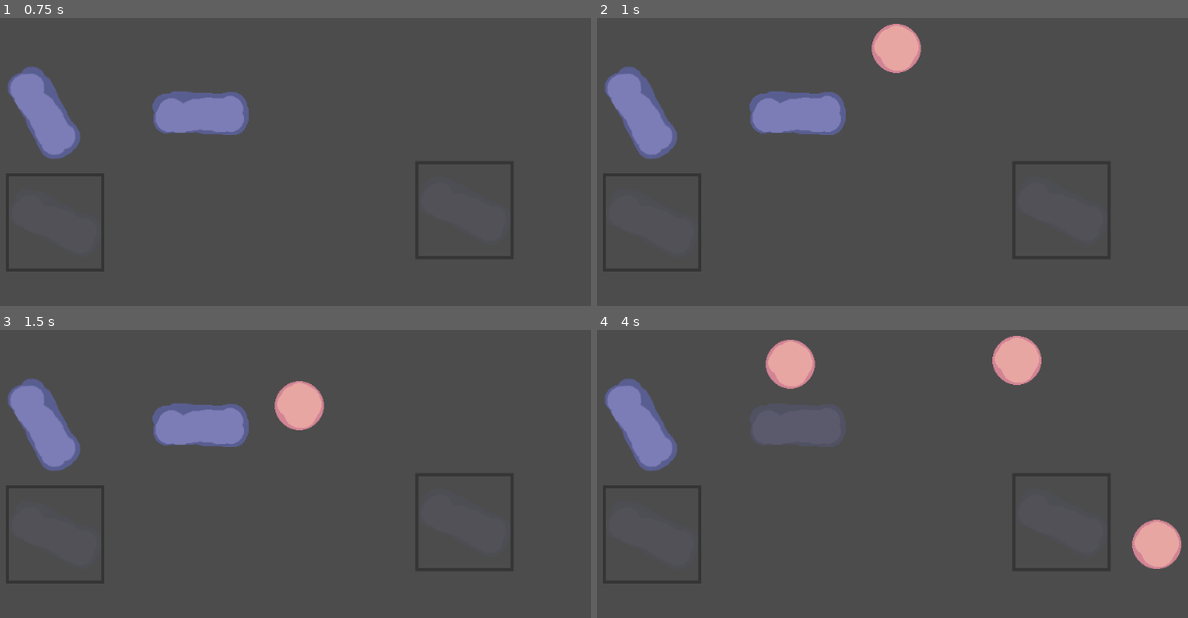
Above: before the commit, frames 1-4 (two rows, left to right).
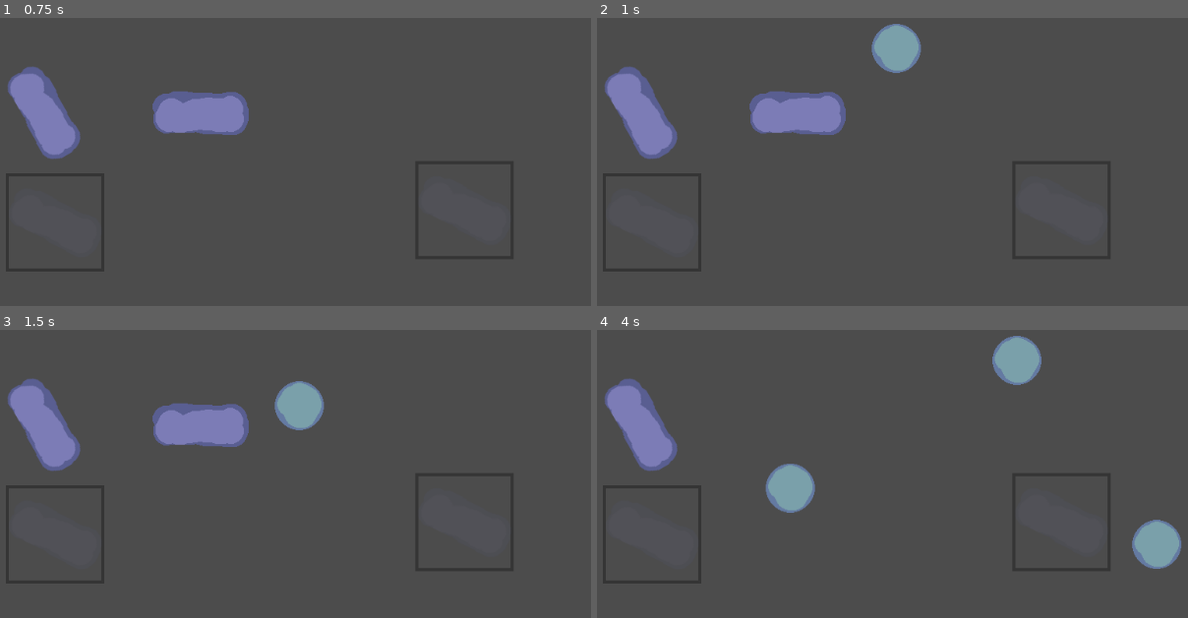
Above: after the commit, the same moments.

Repository: 0xOnyx/UpsiJam2.0
Game: Godot game, scene res://level/level.tscn
Two runs of this game, one before a commit and one after it. Both use one fixed random seed, a clock stepped at 60 frames per second and the inputs below.
Inputs:
- Up to frame 1 (0.75 s): tap Enter at 0.5 s
- Up to frame 2 (1 s): no input
- Up to frame 3 (1.5 s): no input
- Up to frame 4 (4 s): no input

Frame 1 is identical in both runs. In frame 2, 1.1% of the frame differs, in the area x 46-55%, y 2-20%; in frame 3, 1.1%; in frame 4, 6.1%, in the area x 26-99%, y 2-83%.

Commit message:
adding 4 types of balls with unique spries

Diff:
--- a/ball/ball.gd
+++ b/ball/ball.gd
@@ -5,20 +5,52 @@
 # var a = 2
 # var b = "text"
 
-# also the mass which dictaes
-export (int) var style
 
+var bounce_factor
+onready var style
+var number_of_styles = 4
 
 var out = 1;
 
 # Called when the node enters the scene tree for the first time.
 func _ready():
-	.set_bounce(.5)
-	pass # Replace with function body.
+	if style == null:
+		style = 1
+	if style == 0:
+		style1()
+	elif style == 1:
+		style1()
+	elif style == 2:
+		style2()
+	elif style == 3:
+		style3()
+
+	if bounce_factor == null:
+		.set_bounce(.5)
+	.set_bounce(bounce_factor)
 
 # Called every frame. 'delta' is the elapsed time since the previous frame.
 #func _process(delta):
 #	pass
+func style0():
+	print("heavy ball")
+	$Sprite.frame = 1
+	weight = 100
+
+func style1():
+	print("low bounce ball")
+	$Sprite.frame = 2
+	bounce_factor = .1
+
+func style2():
+	print("medium bounce ball")
+	$Sprite.frame = 3
+	bounce_factor = .5
+
+func style3():
+	print("high bounce ball")
+	$Sprite.frame = 4
+	bounce_factor = .9
 
 func _on_VisibilityNotifier2D_screen_exited() -> void:
 	print("despawning ball")
--- a/ball/ball.tscn
+++ b/ball/ball.tscn
@@ -1,7 +1,7 @@
 [gd_scene load_steps=4 format=2]
 
 [ext_resource path="res://ball/ball.gd" type="Script" id=1]
-[ext_resource path="res://ball/ball.png" type="Texture" id=2]
+[ext_resource path="res://ball/4_balls.png" type="Texture" id=2]
 
 [sub_resource type="CircleShape2D" id=1]
 radius = 31.0161
@@ -12,6 +12,7 @@
 
 [node name="Sprite" type="Sprite" parent="."]
 texture = ExtResource( 2 )
+hframes = 4
 
 [node name="CollisionShape2D" type="CollisionShape2D" parent="."]
 shape = SubResource( 1 )
Binary file added: ball/4_balls.png
